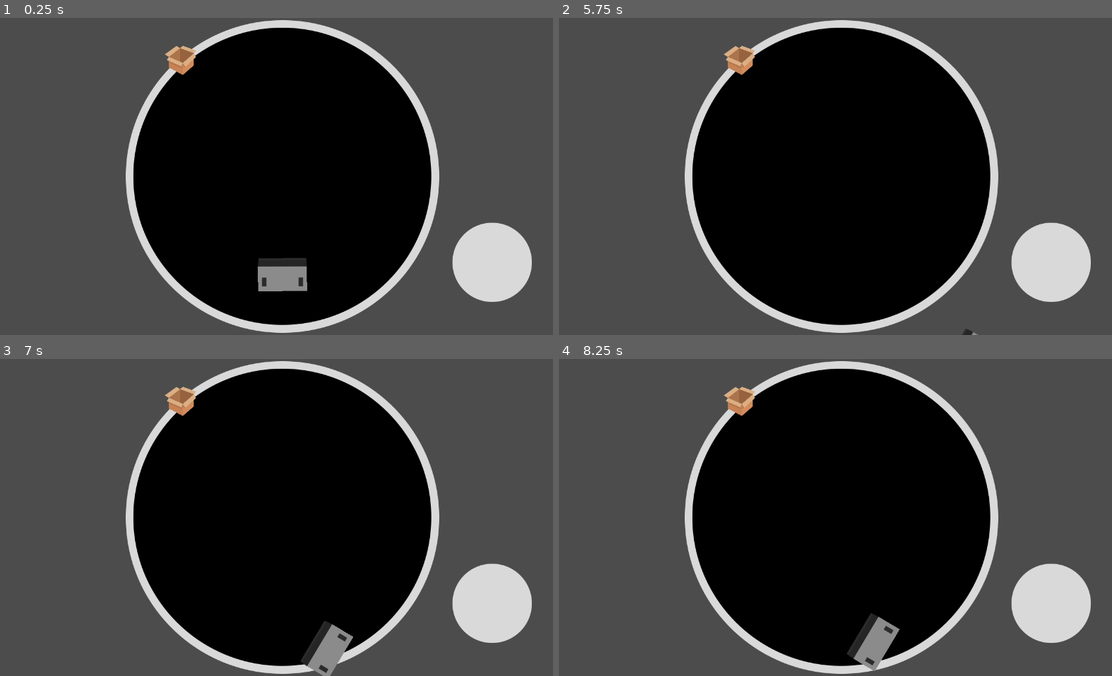
Above: before the commit, frames 1-4 (two rows, left to right).
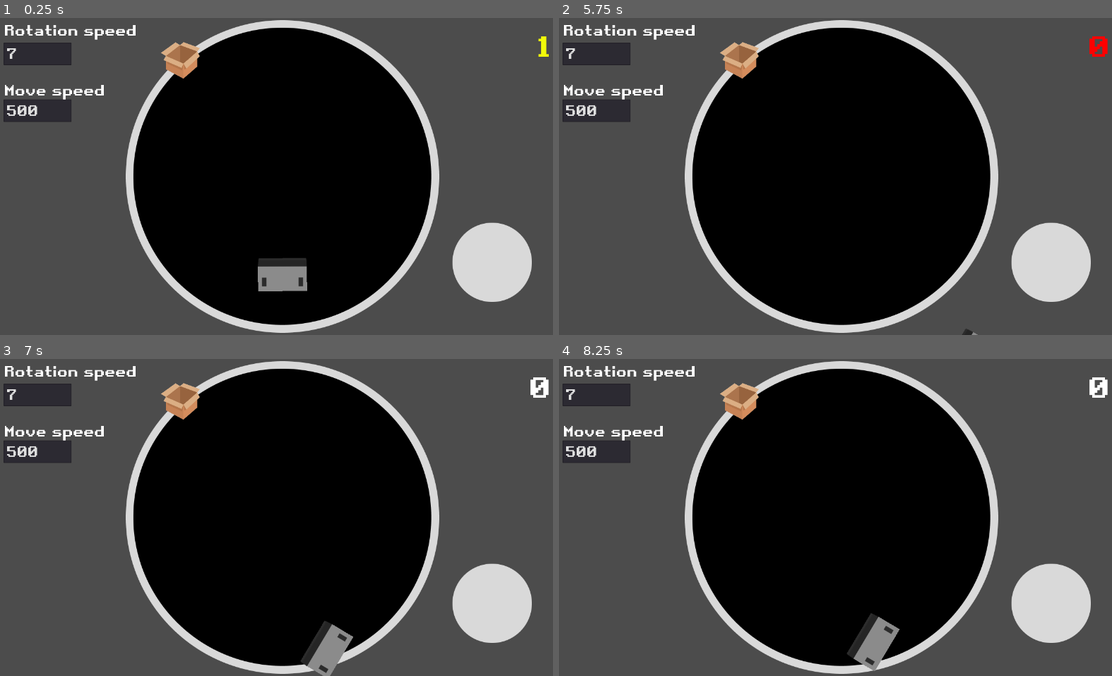
Above: after the commit, the same moments.

Repository: Eduardo-Barreto/Simple-Sumo-Drive-Sim
Game: Godot game, scene res://scenes/Main.tscn
The game is run twice, just before and just after one commit, with the same random seed, the same clock (stepped at 60 frames per second) and the same inputs.
Inputs (mouse positions are in pixels of both pictures, inside the frame that each line leads up to):
- Up to frame 1 (0.25 s): no input
- Up to frame 2 (5.75 s): tap Enter at 0.5, 3.5 s; move the mouse to (968, 160) at 0.52 s; hold Right (ui_right) 0.53-1.25 s; click (968, 160) at 0.67 s; drag from (730, 192) to (741, 59) at 1.27 s; tap Space at 2, 5 s; move the mouse to (896, 106) at 2.02 s; hold Right (ui_right) 2.03-2.75 s; drag from (813, 239) to (669, 128) at 2.77 s; move the mouse to (1012, 224) at 3.52 s; hold Left (ui_left) 3.53-4.25 s; drag from (669, 128) to (741, 59) at 4.27 s; move the mouse to (868, 176) at 5.02 s; hold Down (ui_down) from 5.03 s (still down); click (868, 176) at 5.17 s
- Up to frame 3 (7 s): release Down (ui_down) at 5.75 s; drag from (199, 438) to (171, 533) at 5.77 s; tap Enter at 6.5 s; move the mouse to (409, 501) at 6.52 s; hold Up (ui_up) from 6.53 s (still down)
- Up to frame 4 (8.25 s): release Up (ui_up) at 7.25 s; drag from (730, 533) to (741, 400) at 7.27 s; tap Space at 8 s; move the mouse to (896, 447) at 8.02 s; hold Down (ui_down) from 8.03 s (still down)

The runs differ from the first frame. In frame 1, 2.7% of the frame differs, in the area x 0-100%, y 2-33%; in frame 2, 2.8%; in frame 3, 2.8%; in frame 4, 2.8%.
Error before the commit: Invalid set index 'text' (on base: 'null instance') with value of type 'String'. (res://scripts/Main.gd:8)

Commit message:
feat: :sparkles: customizable constants

Diff:
--- a/src/scenes/Collectible.tscn
+++ b/src/scenes/Collectible.tscn
@@ -1,20 +1,18 @@
-[gd_scene load_steps=4 format=2]
+[gd_scene load_steps=3 format=2]
 
 [ext_resource path="res://assets/Collectible.png" type="Texture" id=1]
 [ext_resource path="res://scripts/Collectible.gd" type="Script" id=2]
 
-[sub_resource type="RectangleShape2D" id=1]
-extents = Vector2( 32, 32 )
-
 [node name="Collectible" type="Area2D"]
 script = ExtResource( 2 )
 
-[node name="CollisionShape2D" type="CollisionShape2D" parent="."]
-shape = SubResource( 1 )
-
 [node name="Sprite" type="Sprite" parent="."]
 show_behind_parent = true
-scale = Vector2( 0.2, 0.2 )
+scale = Vector2( 0.25, 0.25 )
 texture = ExtResource( 1 )
 
+[node name="CollisionPolygon2D" type="CollisionPolygon2D" parent="."]
+scale = Vector2( 0.25, 0.25 )
+polygon = PoolVector2Array( 182.7, -112.2, 181.2, -104, 178.3, -104, 159, -81.2, 159, -80.2, 183, -31, 176, -31, 158, -14.7, 158, 62, 153.9, 62, 29.9, 171, 24.8, 171, -137, 85, -137, 9.29999, -159.7, -1.10001, -158, -9, -155.8, -9, -139, -37.9, -182.9, -66.9, -180.7, -74, -177.6, -74, -47.6, -169, -41.6, -169, -4.10001, -146.5, 23, -167.5, 23, -173.3 )
+
 [connection signal="body_entered" from="." to="." method="_on_body_entered"]
--- a/src/scenes/Main.tscn
+++ b/src/scenes/Main.tscn
@@ -1,13 +1,25 @@
-[gd_scene load_steps=7 format=2]
+[gd_scene load_steps=11 format=2]
 
 [ext_resource path="res://assets/Dohyo.png" type="Texture" id=1]
 [ext_resource path="res://scenes/Robot.tscn" type="PackedScene" id=2]
 [ext_resource path="res://scripts/Main.gd" type="Script" id=3]
 [ext_resource path="res://assets/JoystickBg.png" type="Texture" id=4]
 [ext_resource path="res://scripts/Joystick.gd" type="Script" id=5]
+[ext_resource path="res://assets/Retro Gaming.ttf" type="DynamicFontData" id=6]
 
 [sub_resource type="CircleShape2D" id=1]
 radius = 90.0
+
+[sub_resource type="DynamicFont" id=2]
+size = 64
+font_data = ExtResource( 6 )
+
+[sub_resource type="CircleShape2D" id=3]
+radius = 365.0
+
+[sub_resource type="DynamicFont" id=4]
+size = 32
+font_data = ExtResource( 6 )
 
 [node name="Main" type="Node2D"]
 script = ExtResource( 3 )
@@ -29,4 +41,57 @@
 shape = SubResource( 1 )
 script = ExtResource( 5 )
 
+[node name="ScoreLabel" type="Label" parent="."]
+margin_left = 1096.0
+margin_top = 24.0
+margin_right = 1246.0
+margin_bottom = 106.0
+custom_fonts/font = SubResource( 2 )
+text = "500"
+align = 2
+valign = 1
+
+[node name="Area2D" type="Area2D" parent="."]
+position = Vector2( 640, 360 )
+
+[node name="CollisionShape2D" type="CollisionShape2D" parent="Area2D"]
+shape = SubResource( 3 )
+
+[node name="MoveSpeed" type="LineEdit" parent="."]
+margin_left = 8.0
+margin_top = 185.0
+margin_right = 162.0
+margin_bottom = 236.0
+custom_fonts/font = SubResource( 4 )
+text = "500"
+
+[node name="MoveSpeedLabel" type="Label" parent="."]
+margin_left = 8.0
+margin_top = 144.0
+margin_right = 236.0
+margin_bottom = 185.0
+custom_fonts/font = SubResource( 4 )
+text = "Move speed"
+valign = 1
+
+[node name="RotationSpeedLabel" type="Label" parent="."]
+margin_left = 8.0
+margin_top = 8.0
+margin_right = 308.0
+margin_bottom = 49.0
+custom_fonts/font = SubResource( 4 )
+text = "Rotation speed"
+valign = 1
+
+[node name="RotationSpeed" type="LineEdit" parent="."]
+margin_left = 8.0
+margin_top = 56.0
+margin_right = 162.0
+margin_bottom = 107.0
+custom_fonts/font = SubResource( 4 )
+text = "500"
+
 [connection signal="joystick_input" from="Joystick" to="Robot" method="_on_Joystick_joystick_input"]
+[connection signal="body_exited" from="Area2D" to="." method="_on_Area2D_body_exited"]
+[connection signal="text_entered" from="MoveSpeed" to="Robot" method="_on_MoveSpeed_text_entered"]
+[connection signal="text_entered" from="RotationSpeed" to="Robot" method="_on_RotationSpeed_text_entered"]
--- a/src/scenes/Robot.tscn
+++ b/src/scenes/Robot.tscn
@@ -14,4 +14,5 @@
 
 [node name="CollisionPolygon2D" type="CollisionPolygon2D" parent="."]
 visible = false
+position = Vector2( 0, -18 )
 polygon = PoolVector2Array( 54.5, -32.5, 55.5, -32.5, 55.5, 37.5, -55.5, 37.5, -55.5, -32.5, -54.5, -32.5, -54.5, -37.5, 54.5, -37.5 )
--- a/src/scripts/Robot.gd
+++ b/src/scripts/Robot.gd
@@ -1,9 +1,13 @@
 extends KinematicBody2D
 
-const ROTATION_SPEED = 7
-const MOVE_SPEED = 500
+var ROTATION_SPEED = 7
+var MOVE_SPEED = 500
 
 var virtual_joystick_strength = Vector2.ZERO
+
+func _ready():
+	get_parent().get_node('MoveSpeed').text = str(MOVE_SPEED)
+	get_parent().get_node('RotationSpeed').text = str(ROTATION_SPEED)
 
 
 func _physics_process(delta: float):
@@ -17,9 +21,20 @@
 	force.x += Input.get_action_strength("ui_right") - Input.get_action_strength("ui_left")
 	force.y += Input.get_action_strength("ui_up") - Input.get_action_strength("ui_down")
 
+	if force.x > 1:
+		force.x -= 1
+	elif force.x < -1:
+		force.x += 1
+
+	if force.y > 1:
+		force.y -= 1
+	elif force.y < -1:
+		force.y += 1
+
 	# Input do joystick virtual
 	force.x += virtual_joystick_strength.x
 	force.y += virtual_joystick_strength.y
+
 
 	# Normaliza o vetor de força
 	if force.length() > 1:
@@ -36,3 +51,11 @@
 
 func _on_Joystick_joystick_input(movement_vector):
 	virtual_joystick_strength = movement_vector * Vector2(1, -1)
+
+
+func _on_MoveSpeed_text_entered(new_text:String):
+	MOVE_SPEED = float(new_text)
+
+
+func _on_RotationSpeed_text_entered(new_text:String):
+	ROTATION_SPEED = float(new_text)
Binary file added: src/assets/Retro Gaming.ttf
